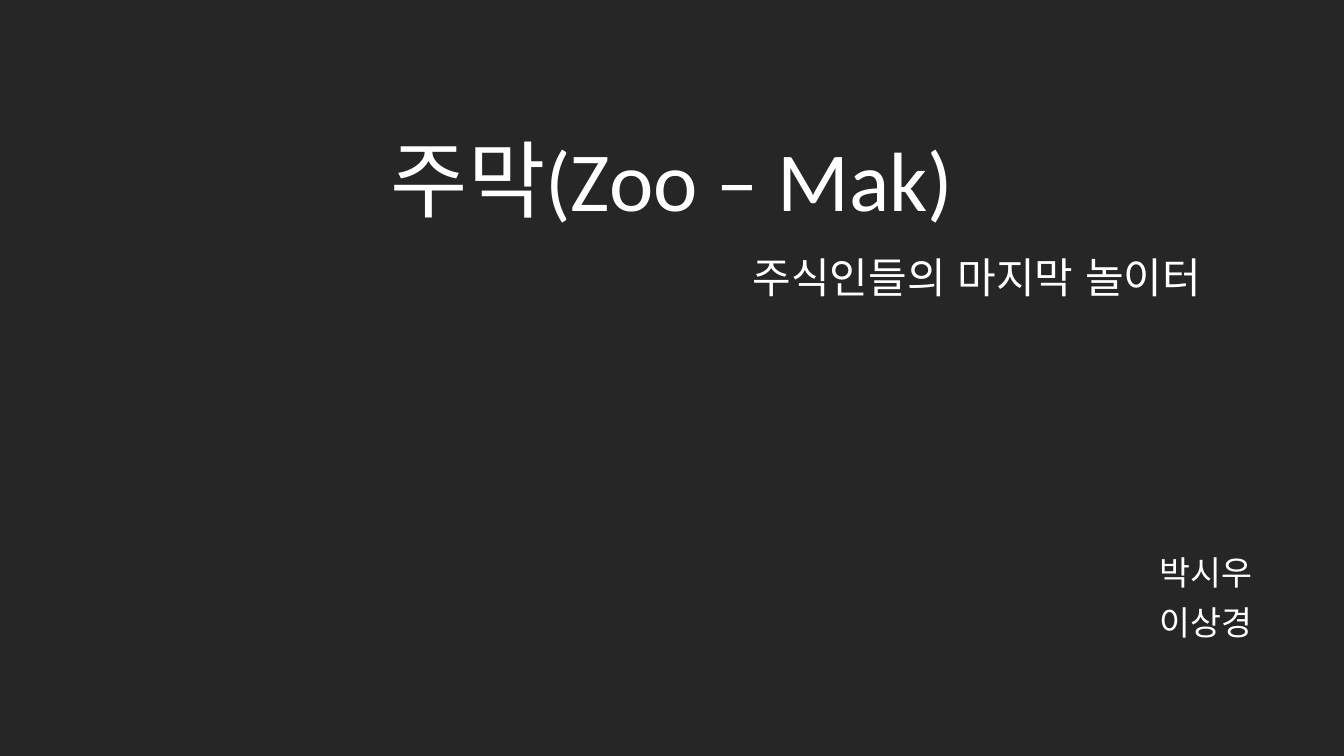
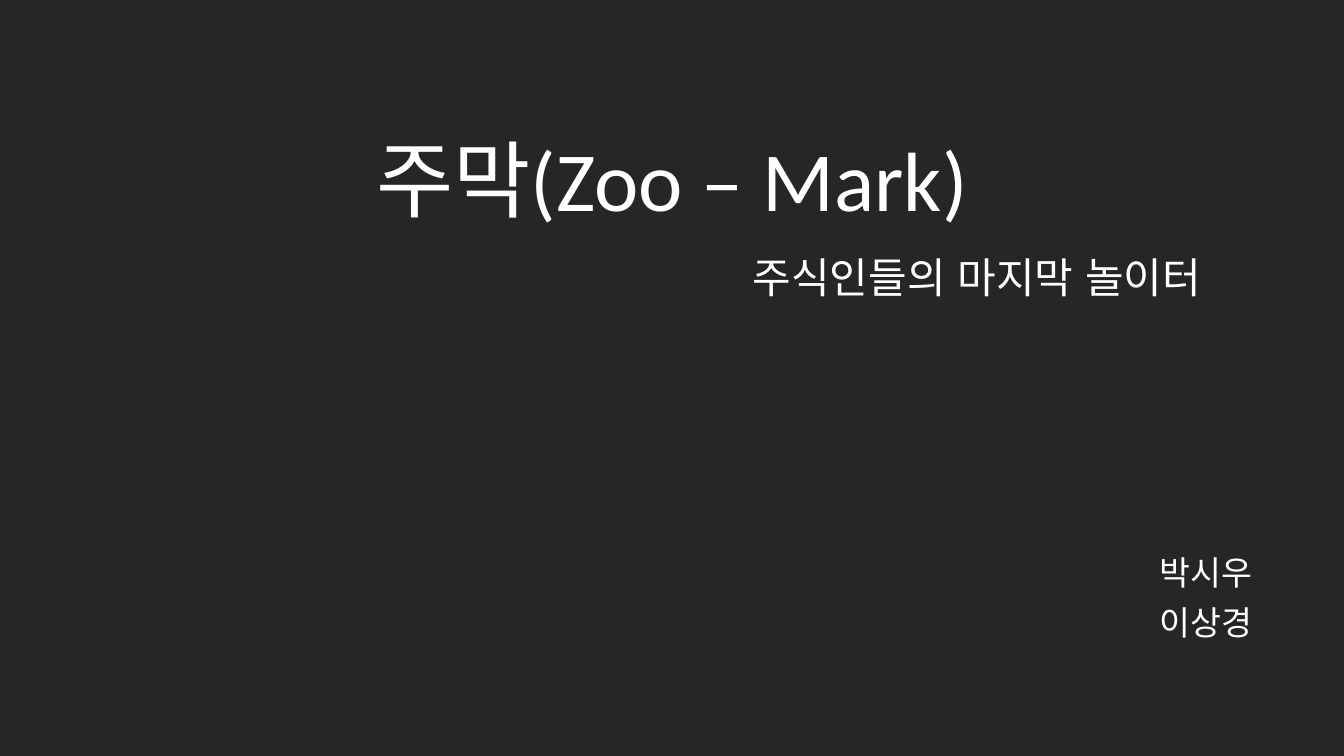
Before and after one commit to psiudo/financial_playground, a slide deck: slide 1 of Zoomak.pptx. Drawn at 1344x756 pixels with LibreOffice and Linux fonts; fonts in the diff are those of the drawing; background and template pictures are left out. Boxes give left, top, right and bottom in pixels: in the first picture for what was removed or moved away, otherwise in the second. Text is boxed around its words. In the diff, an @@ line names an element or a change of style, - is before the commit and + after.

```diff
--- a/Zoomak.pptx
+++ b/Zoomak.pptx
@@ title at (376,141,968,223): text changed @@
-주막(Zoo – Mak)
+주막(Zoo – Mark)
```
Also in this commit, not shown: 26 other files.
